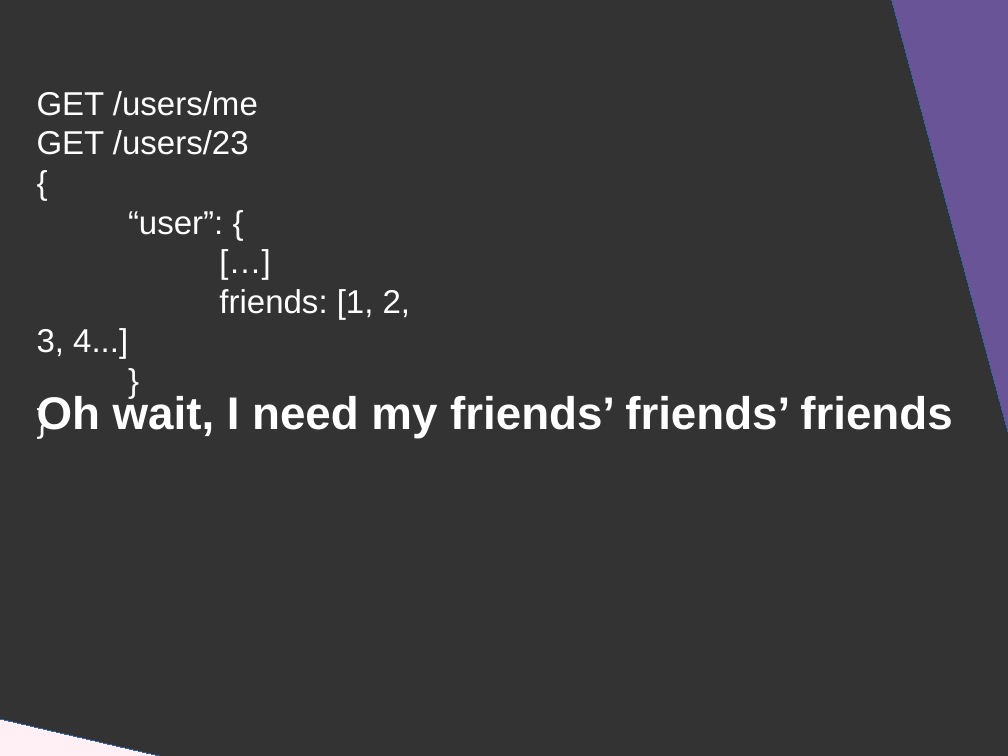
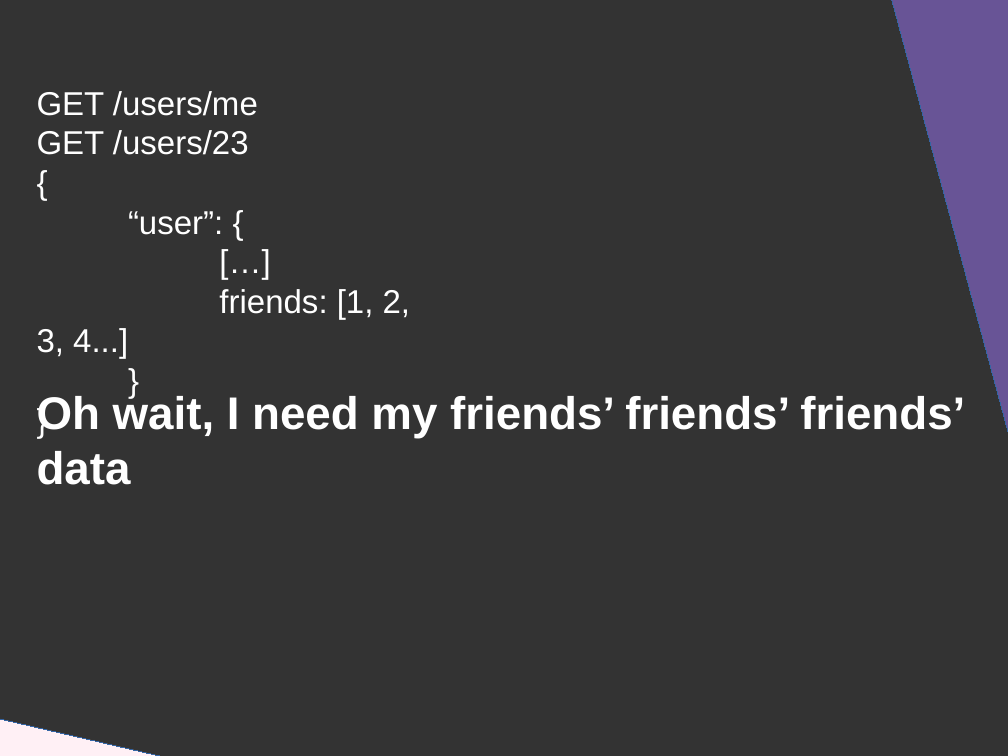
Before and after one commit to DanYellow/presentations, a slide deck: slide 15 of graphql/presentation.odp. Drawn at 1008x756 pixels with LibreOffice and Linux fonts; fonts in the diff are those of the drawing. Boxes give left, top, right and bottom in pixels: in the first picture for what was removed or moved away, otherwise in the second. Text is boxed around its words. In the diff, an @@ line names an element or a change of style, - is before the commit and + after.

```diff
--- a/graphql/presentation.odp
+++ b/graphql/presentation.odp
@@ title at box(37, 393, 965, 485): text changed @@
-Oh wait, I need my friends’ friends’ friends
+Oh wait, I need my friends’ friends’ friends’ data
```
Also in this commit, not shown: 2 other slides changed, 1 slide added, 1 other file.
